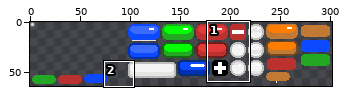
Sprite sheet -- public/assets/breakout.png. Above, an overview of the earlier version with the close-up marked.
Close-up. Before the commit:
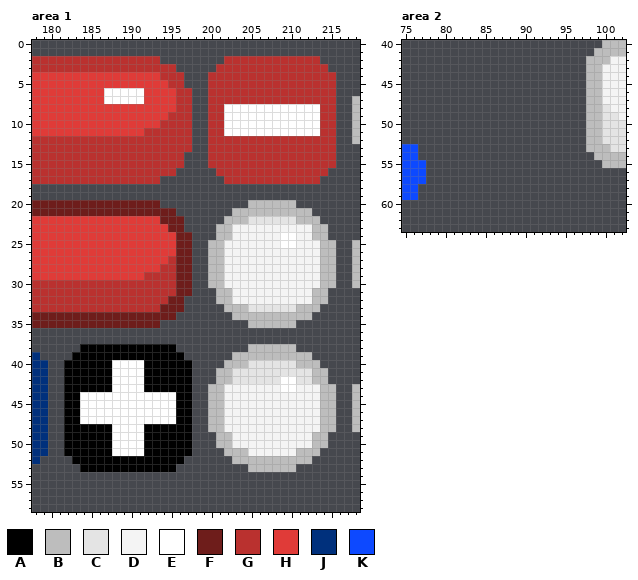
The file is 302x64 pixels. Colours within 5 levels of each other are drawn and written as one. Shown: area 1: x 178..218, y 0..58; area 2: x 75..102, y 40..63.
Palette (. is transparent): A #000000  B #bdbdbd  C #e4e4e4  D #f4f4f4  E #ffffff  F #6e1d1b  G #ba312f  H #e03b38  J #00307c  K #0d49ff
New version:
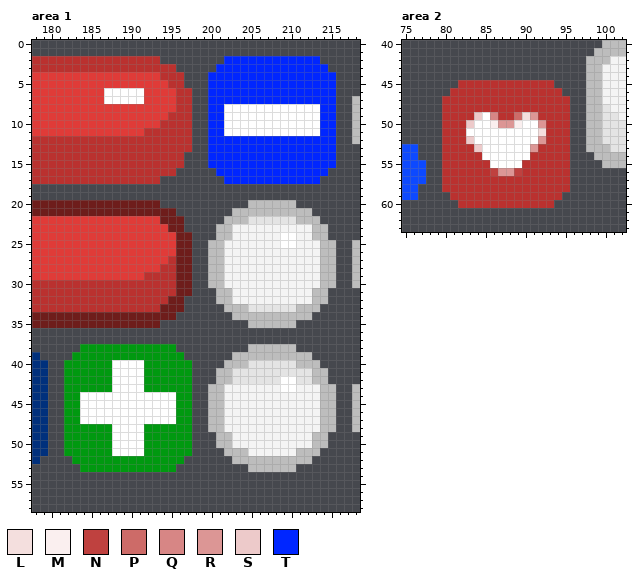
Colours new in this view: L #f4dfde  M #faefef  N #bf413f  P #cd6b68  Q #d78685  R #dc9695  S #edcaca  T #0026ff
Changes in this commit:
Colour A changes from #000000 to #009910.
Area 1:
Colour T replaces colour G in row 2 at x 202 to 213; in row 3 at x 201 to 214; in rows 4 to 7 at x 200 to 215; in rows 8 to 11 at x 200 to 201 and 214 to 215; in rows 12 to 15 at x 200 to 215; in row 16 at x 201 to 214.
Colour T replaces colour G in row 17 at x 202 to 213.
Area 2:
Colour E is added in row 49 at x 85; in row 50 at x 84 to 85 and 90 to 91; in row 51 at x 83 to 91; in row 52 at x 84 to 91; in rows 53 to 54 at x 85 to 90; in row 55 at x 86 to 89.
Colour G is added in row 45 at x 82 to 93; in row 46 at x 81 to 94; in rows 47 to 48 at x 80 to 95; in row 49 at x 80 to 83, 87 to 88 and 92 to 95; in rows 50 to 52 at x 80 to 82 and 93 to 95; in row 53 at x 80 to 83 and 92 to 95.
Colour G is added in row 54 at x 80 to 84 and 91 to 95; in rows 55 to 56 at x 80 to 85 and 90 to 95; in rows 57 to 58 at x 80 to 95; in row 59 at x 81 to 94; in row 60 at x 82 to 93.
Colour L is added in row 49 at x 90; in row 51 at x 92.
Colour M is added in row 50 at x 86 and 89.
Colour N is added in row 56 at x 86 and 89.
Colour P is added in row 49 at x 89.
Colour Q is added in row 49 at x 86.
Colour R is added in row 49 at x 91; in row 50 at x 87 to 88 and 92; in row 52 at x 92; in row 53 at x 91; in row 56 at x 87 to 88.
Colour S is added in row 49 at x 84; in row 50 at x 83; in row 52 at x 83; in row 53 at x 84.
Pixel boxes of the changes (left, top, right, bottom) in both close-ups:
changed: (208, 56, 336, 184)
changed: (64, 344, 192, 472)
added: (442, 80, 570, 208)
